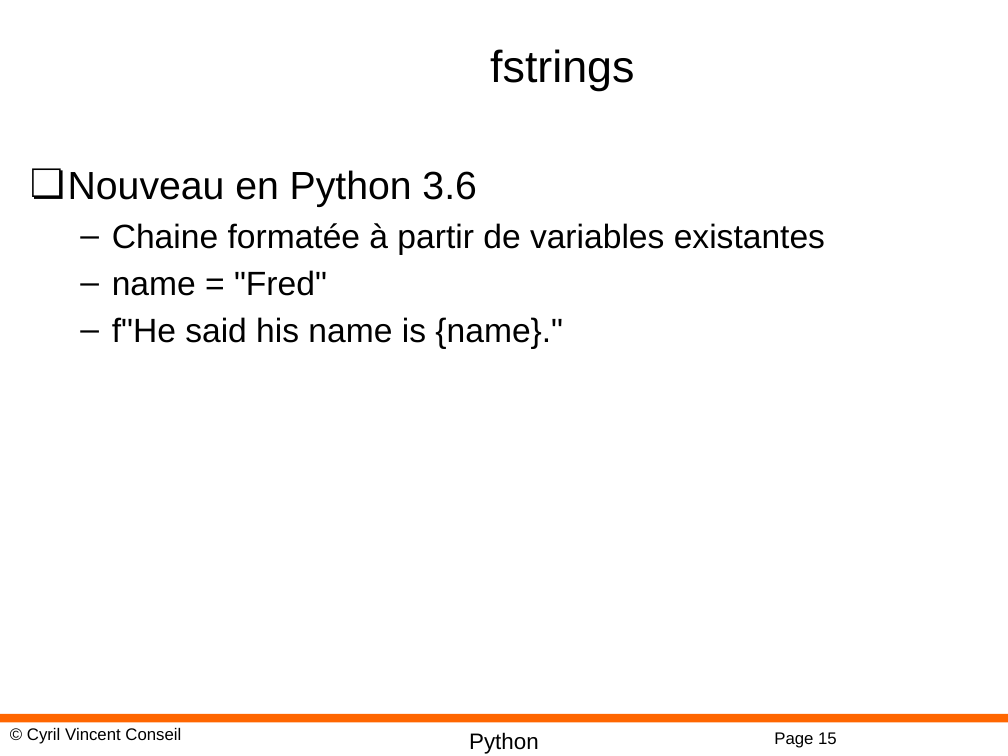
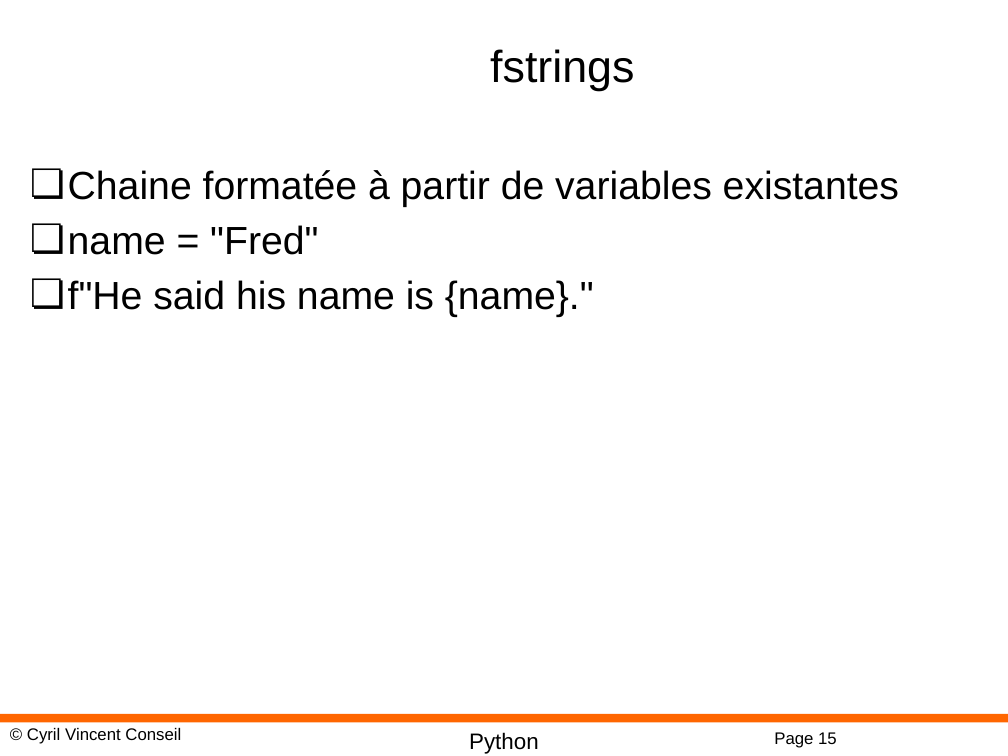
Before and after one commit to cyrilvincent/python, a slide deck: slide 15 of ppt/Python02-Variables.pptx. Drawn at 1008x756 pixels with LibreOffice and Linux fonts; fonts in the diff are those of the drawing; background and template pictures are left out. Boxes give left, top, right and bottom in pixels: in the first picture for what was removed or moved away, otherwise in the second. Text is boxed around its words. In the diff, an @@ line names an element or a change of style, - is before the commit and + after.

```diff
--- a/ppt/Python02-Variables.pptx
+++ b/ppt/Python02-Variables.pptx
@@ text "Chaine formatée à partir de ..." at (68, 170, 899, 317): size 24 to 28 pt; bullet – to ❏; list level 2 to 1 in "Chaine formatée à partir de ..."; list level 2 to 1 in "name = "Fred""; list level 2 to 1 in "f"He said his name is ..." @@
@@ text at (68, 170, 476, 207): paragraph removed @@
-❏ Nouveau en Python 3.6
```
Also in this commit, not shown: 1 other file.
